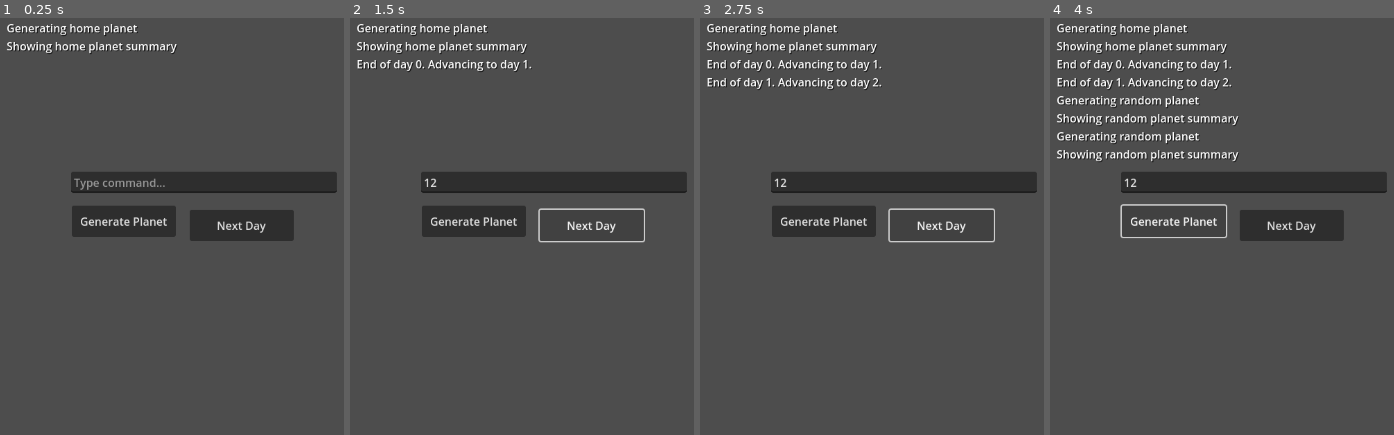
Above: before the commit, frames 1-4 (left to right).
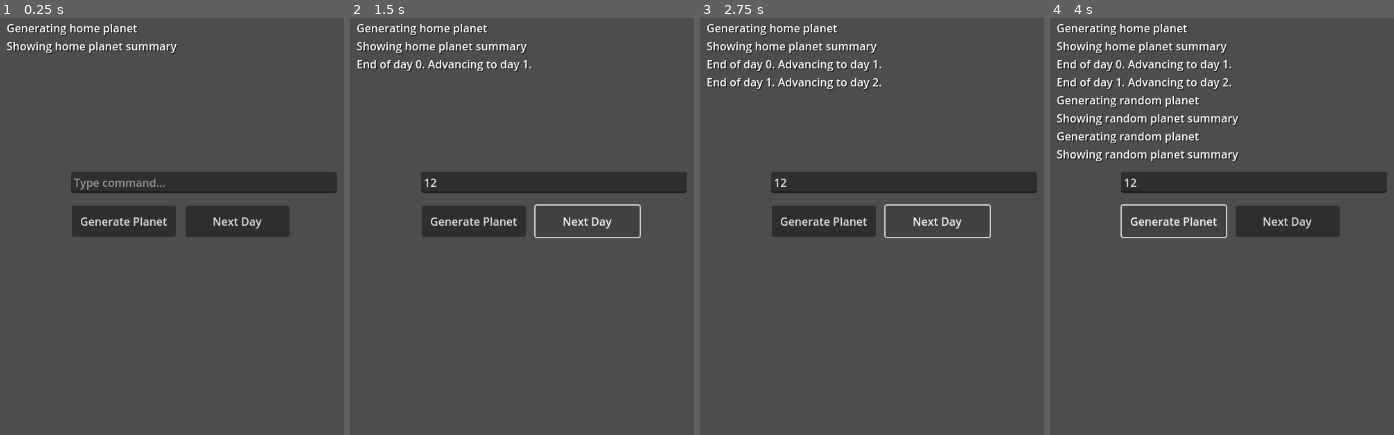
Above: after the commit, the same moments.

Repository: opallo/space-economy
Game: Godot game, scene res://node_2d.tscn
Two runs of this game, one before a commit and one after it. Both use one fixed random seed, a clock stepped at 60 frames per second and the inputs below.
Inputs (mouse positions are in pixels of both pictures, inside the frame that each line leads up to):
- Up to frame 1 (0.25 s): no input
- Up to frame 2 (1.5 s): click (552, 180) at 0.52 s; type "12" at 0.6 s; click "Next Day" at 1.25 s
- Up to frame 3 (2.75 s): click "Next Day" at 2 s
- Up to frame 4 (4 s): click "Generate Planet" at 2.75 s; click "Generate Planet" at 3.5 s

The runs differ from the first frame. In frame 1, 1.0% of the frame differs, in the area x 54-86%, y 45-54%; in frame 2, 0.9%; in frame 3, 0.9%; in frame 4, 1.0%.

Commit message:
initial cycle functionality

Diff:
--- a/node_2d.tscn
+++ b/node_2d.tscn
@@ -25,10 +25,10 @@
 label_settings = SubResource("LabelSettings_jhbuw")
 
 [node name="NextDay" type="Button" parent="CanvasLayer"]
-offset_left = 523.0
-offset_top = 323.0
-offset_right = 673.0
-offset_bottom = 368.0
+offset_left = 517.0
+offset_top = 317.0
+offset_right = 667.0
+offset_bottom = 362.0
 text = "Next Day"
 
 [node name="GeneratePlanetButton" type="Button" parent="CanvasLayer"]
